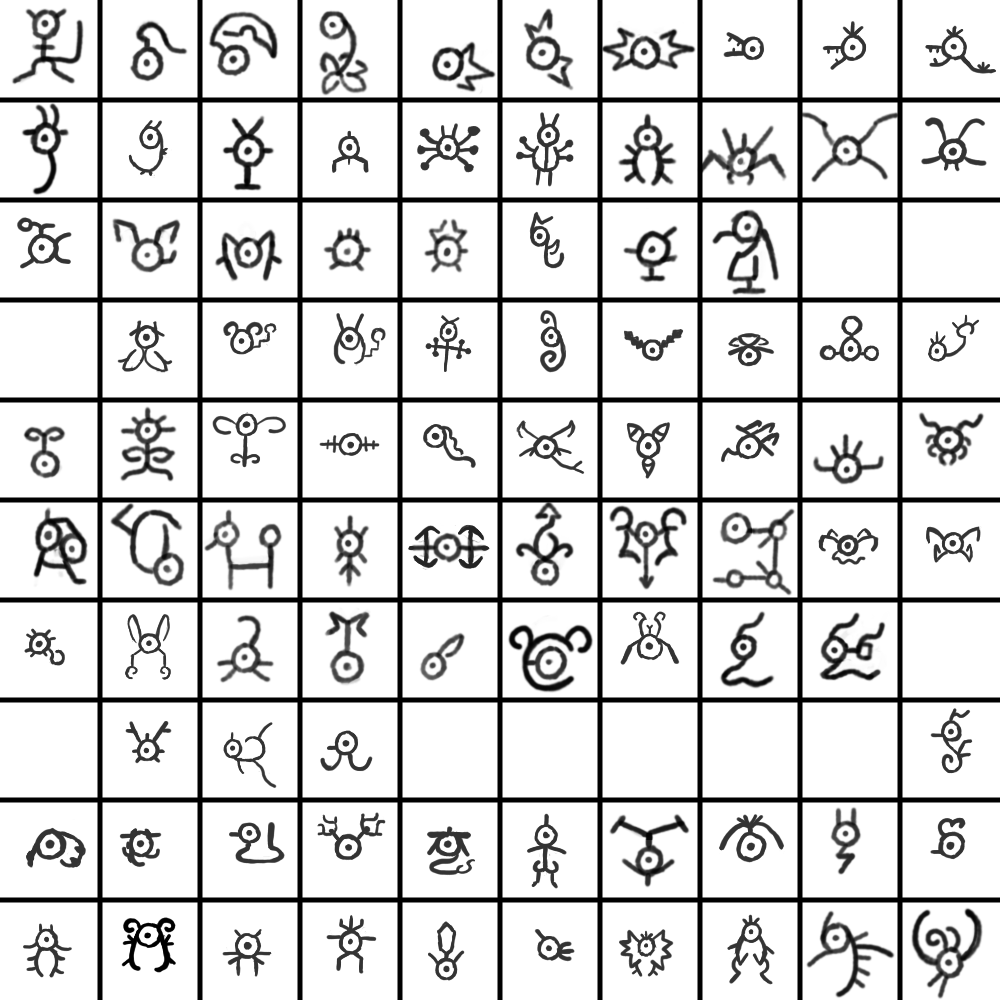
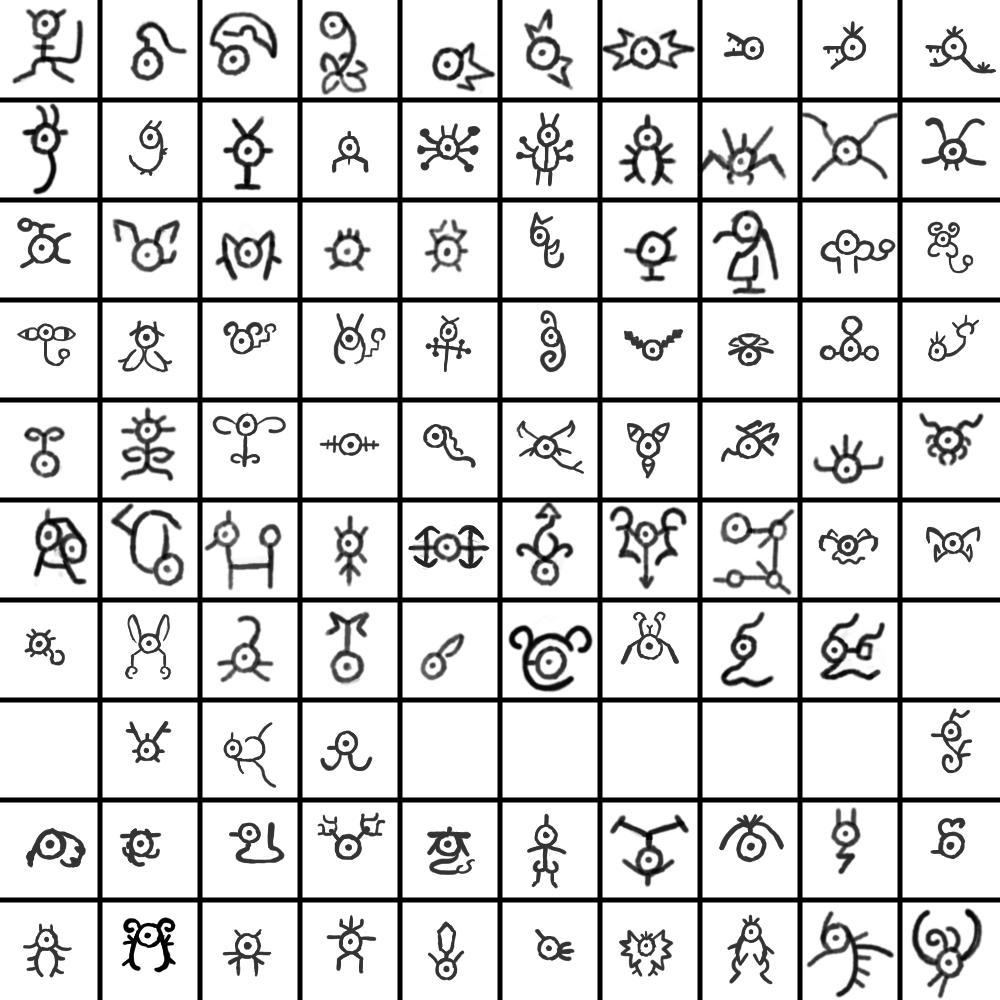
The second 1000x1000 image is a revision of the first. Changes to its layers:
painted on "Paint Layer 1" over [17,221,974,367]
